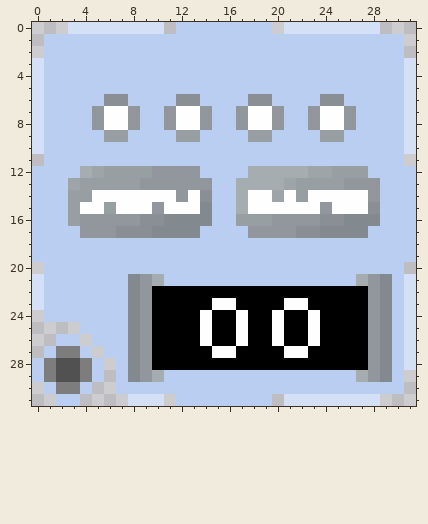
Two states of a pixel-art sprite, Icons/Mastermind Restricted.png. Above is the file before it was changed.
The file is 32x32 pixels. Colours within 5 levels of each other are drawn and written as one.
After:
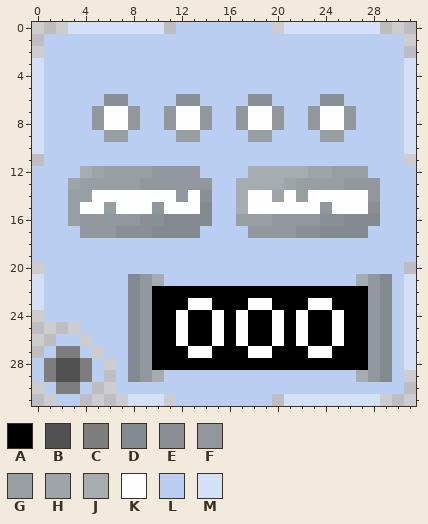
Palette (. is transparent): A #000000  B #515151  C #7d7d7d  D #82898f  E #898f95  F #91979c  G #989fa3  H #9da5a8  J #a6adb0  K #fefefe  L #b9cef0  M #d3e0f5
From old to new:
Changed rows in their new state; - is an unchanged pixel.
first column x 12:
23 -KKAA-KK-AAKK-
24 K-AK------KA-K
25 K-AK------KA-K
26 K-AK------KA-K
27 -KKAA-KK-AAKK-
Changed places in both pictures, as pixel boxes (x1, y1, x2, y2):
changed: (176, 298, 344, 358)
